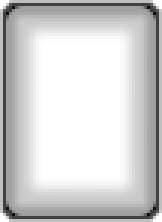
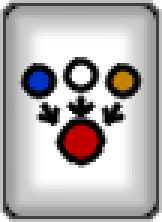
The second 162×222 image is a revision of the first. Changes to its layers:
added group "monopoly" with 3 layers above "yearofplenty" over [18, 57, 144, 168]
added layer "monopoly-arrows" in group "monopoly" over [36, 93, 126, 126]
added layer "monopoly-line" in group "monopoly" over [18, 57, 144, 168]
added layer "monopoly-base" in group "monopoly" over [27, 63, 135, 162]
